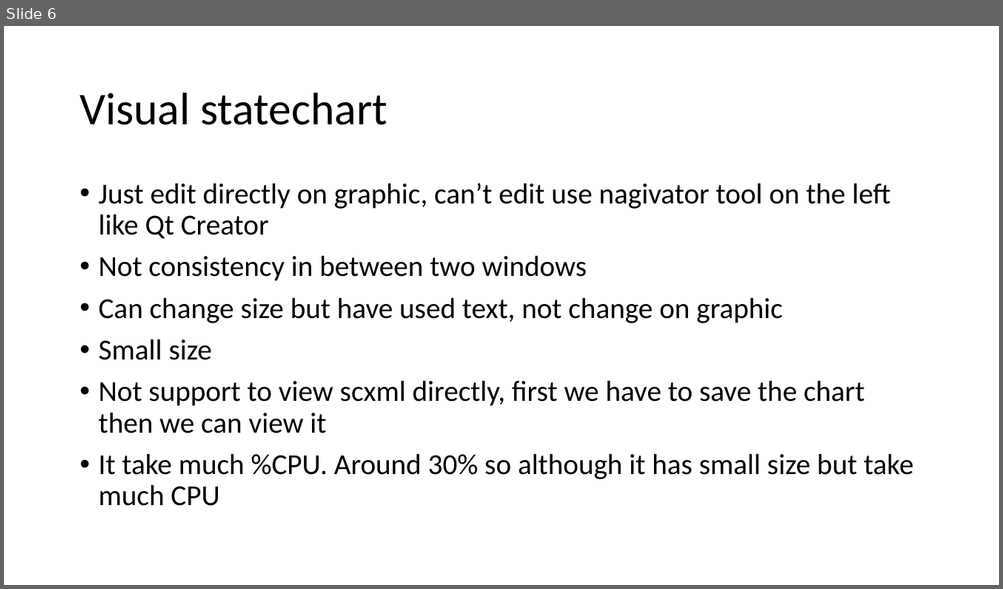
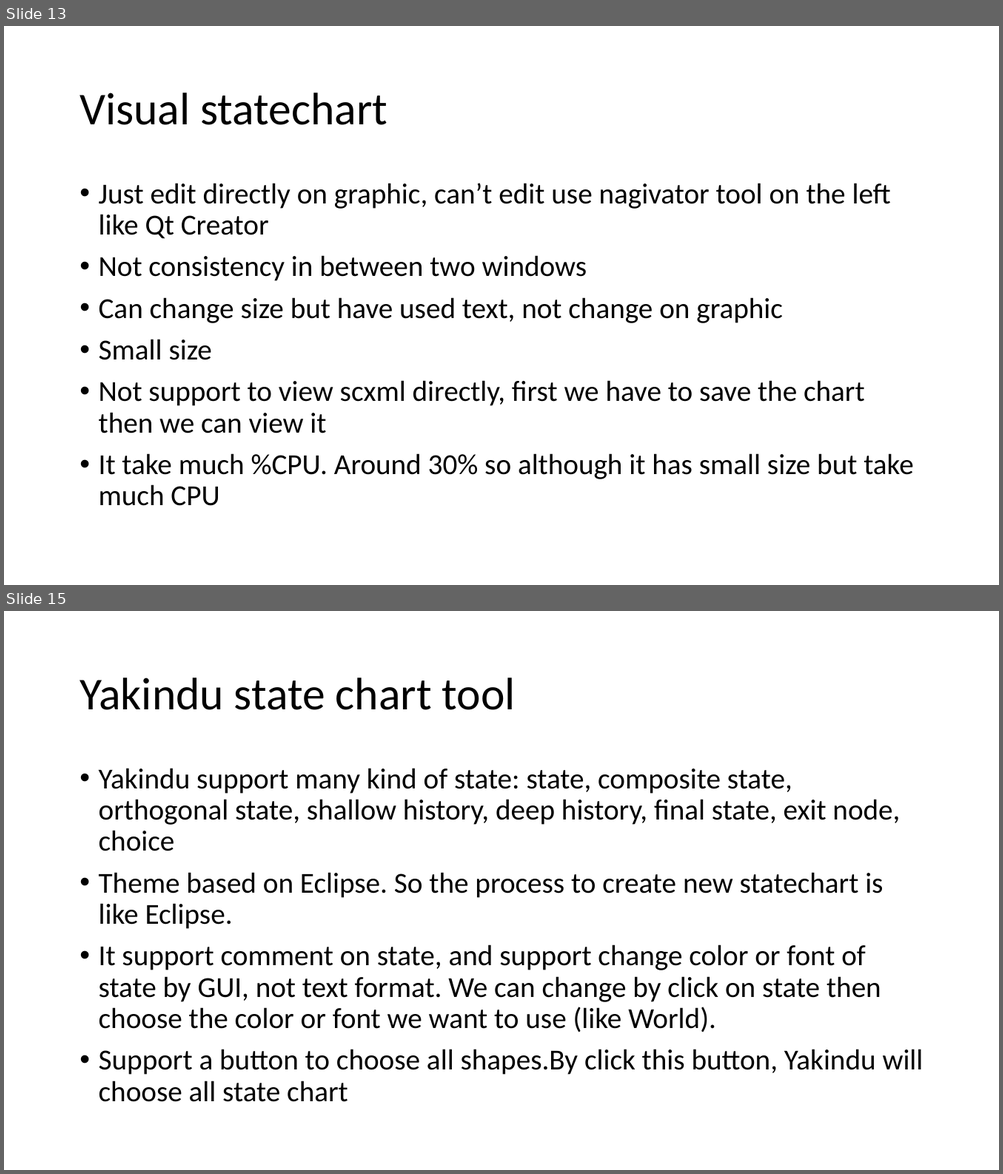
Before and after one commit to tearpolaris/Linux, a slide deck: QT CREATOR.pptx. Shown one above the other, each under a label of ours: slide 6 before the commit, slides 13 and 15 after it; the slides between them are not shown. The pictures are 1003x589 and 1003x1174 pixels, drawn with LibreOffice and Linux fonts; fonts in the diff are those of the drawing. Boxes give left, top, right and bottom in pixels: in the first picture for what was removed or moved away, otherwise in the second. Text is boxed around its words. In the diff, an @@ line names an element or a change of style, - is before the commit and + after.

```diff
--- a/QT CREATOR.pptx
+++ b/QT CREATOR.pptx
@@ slide 15 added at <box>4,611,999,1170</box>, background #FFFFFF @@
@@ title added at <box>79,678,515,710</box>, 44 pt, text #000000 @@
+Yakindu state chart tool
@@ text added at <box>99,768,923,1102</box>, 28 pt, text #000000 @@
+• Yakindu support many kind of state: state, composite state, orthogonal state, shallow history, deep history, final state, exit node, choice
+• Theme based on Eclipse. So the process to create new statechart is like Eclipse.
+• It support comment on state, and support change color or font of state by GUI, not text format. We can change by click on state then choose the color or font we want to use (like World).
+• Support a button to choose all shapes.By click this button, Yakindu will choose all state chart
@@ what was slide 6 is now slide 13 @@
```
Also in this commit, not shown: 1 slide changed, 9 other slides added.
